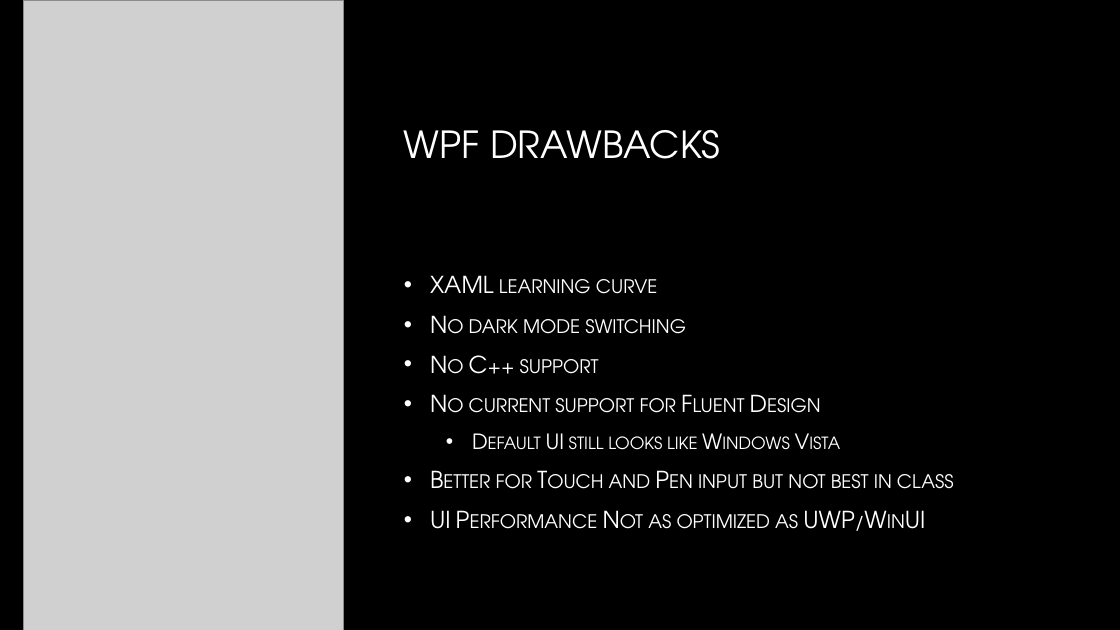
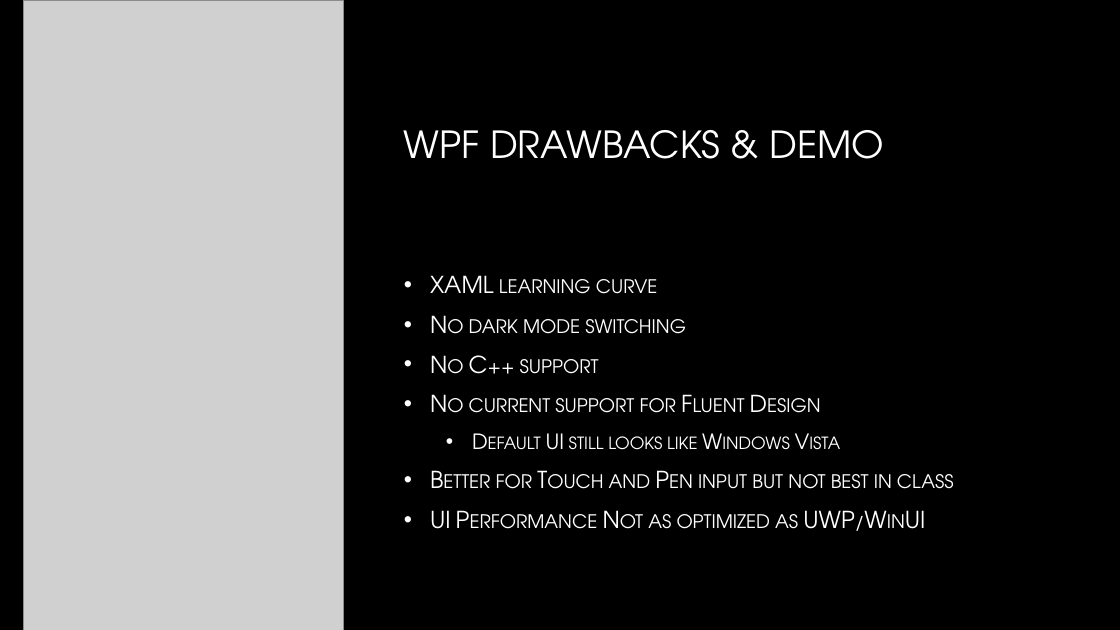
Before and after one commit to alvinashcraft/speaking, a slide deck: slide 8 of 2024/0221_BostonDotNetArch/Building a Native App for Windows - Boston .NET Arch UG.pptx. Drawn at 1120x630 pixels with LibreOffice and Linux fonts; fonts in the diff are those of the drawing; grey boxes stand for pictures; background and template pictures are left out. Boxes give left, top, right and bottom in pixels: in the first picture for what was removed or moved away, otherwise in the second. Text is boxed around its words. In the diff, an @@ line names an element or a change of style, - is before the commit and + after.

```diff
--- a/2024/0221_BostonDotNetArch/Building a Native App for Windows - Boston .NET Arch UG.pptx
+++ b/2024/0221_BostonDotNetArch/Building a Native App for Windows - Boston .NET Arch UG.pptx
@@ title at <box>404,130,884,159</box>: text changed @@
-WPF DRAWBACKS
+WPF DRAWBACKS & DEMO
```
Also in this commit, not shown: 9 other slides changed, 1 slide added.
